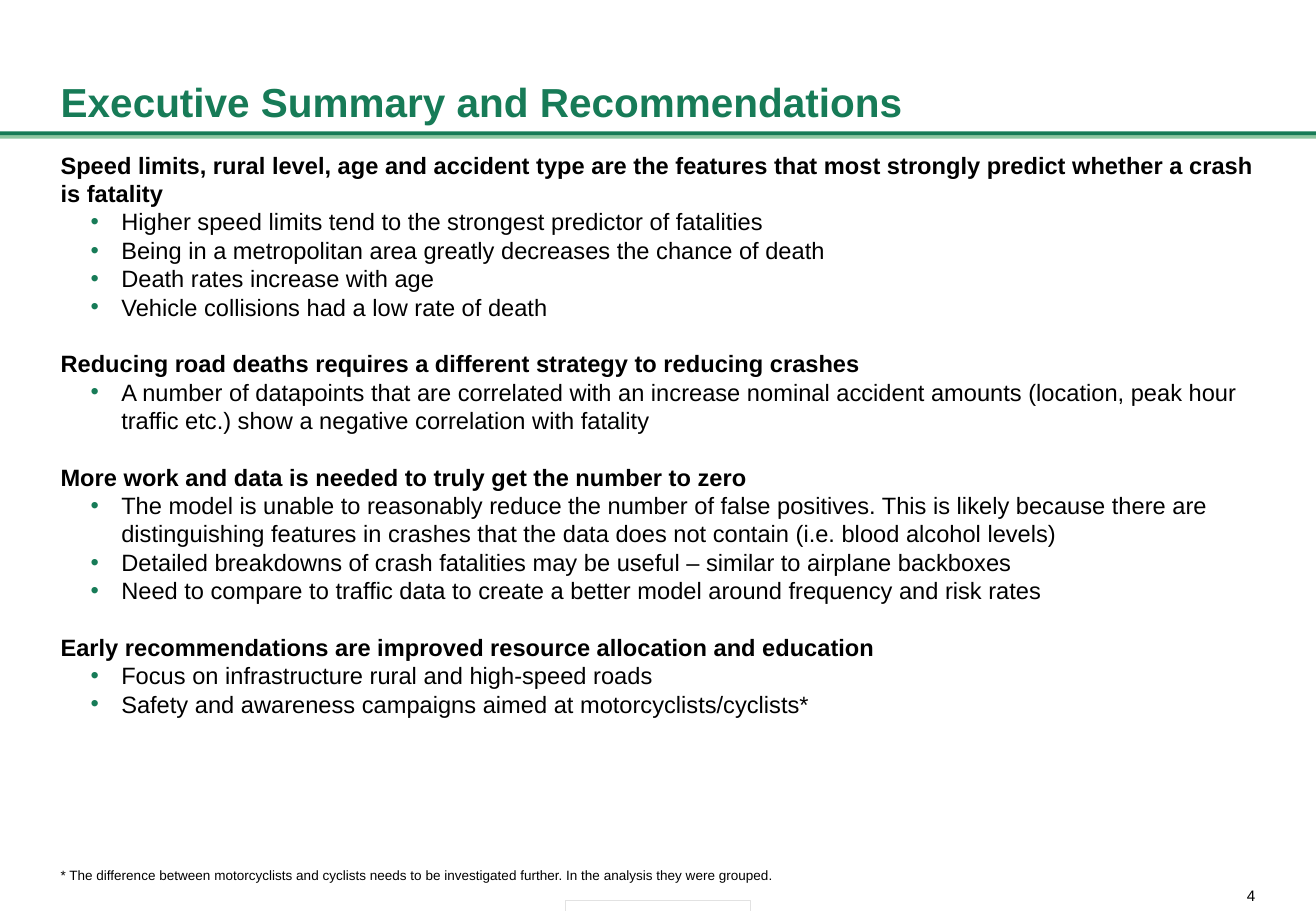
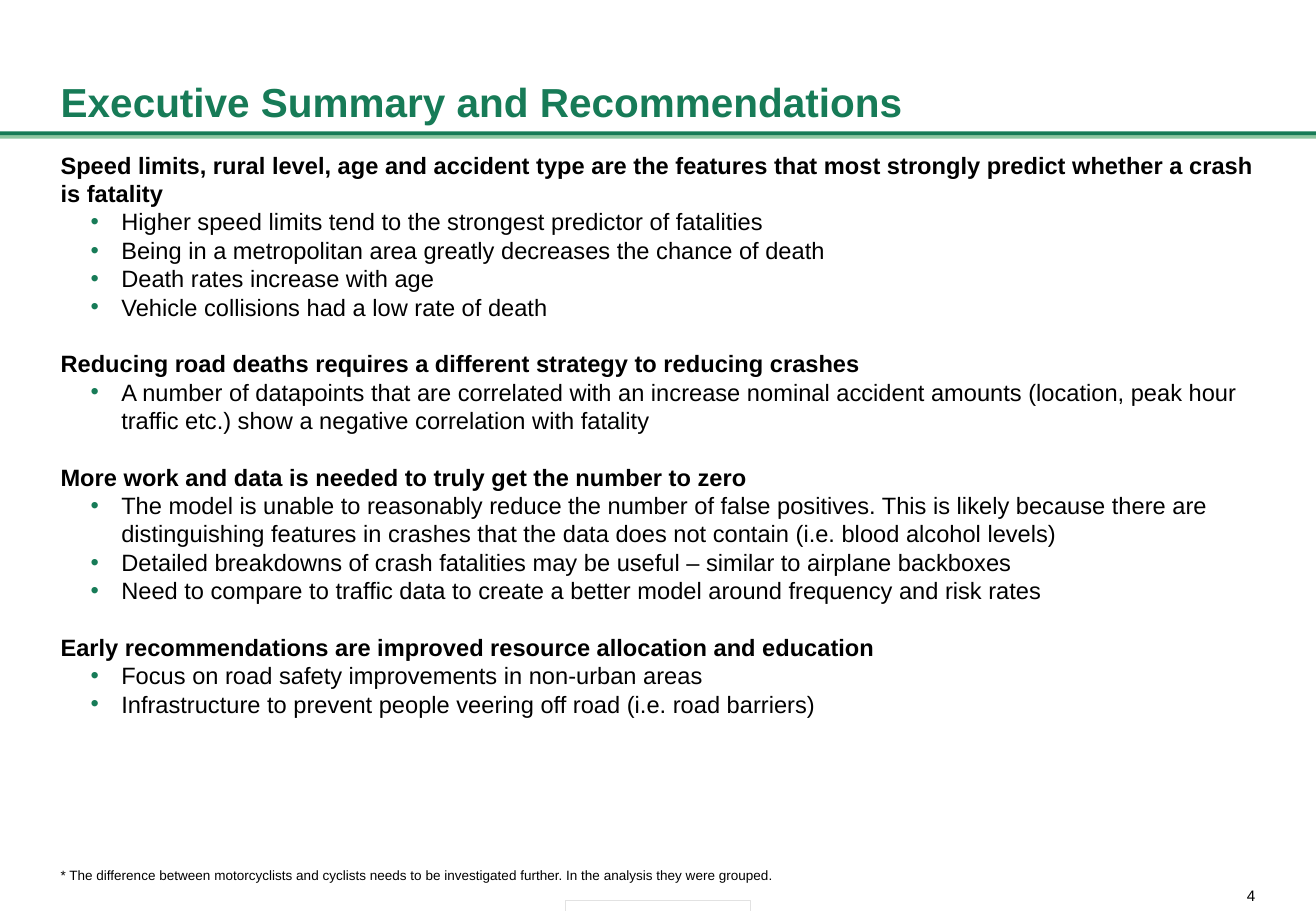
Before and after one commit to Sunken52/Crash-Data-ML, a slide deck: slide 4 of Presentation/Crash analysis presentation.pptx. Drawn at 1316x911 pixels with LibreOffice and Linux fonts; fonts in the diff are those of the drawing. Boxes give left, top, right and bottom in pixels: in the first picture for what was removed or moved away, otherwise in the second. Text is boxed around its words. In the diff, an @@ line names an element or a change of style, - is before the commit and + after.

```diff
--- a/Presentation/Crash analysis presentation.pptx
+++ b/Presentation/Crash analysis presentation.pptx
@@ text at box(121, 667, 815, 718): text changed @@
-  • Focus on infrastructure rural and high-speed roads
-  • Safety and awareness campaigns aimed at motorcyclists/cyclists*
+  • Focus on road safety improvements in non-urban areas
+  • Infrastructure to prevent people veering off road (i.e. road barriers)
```
